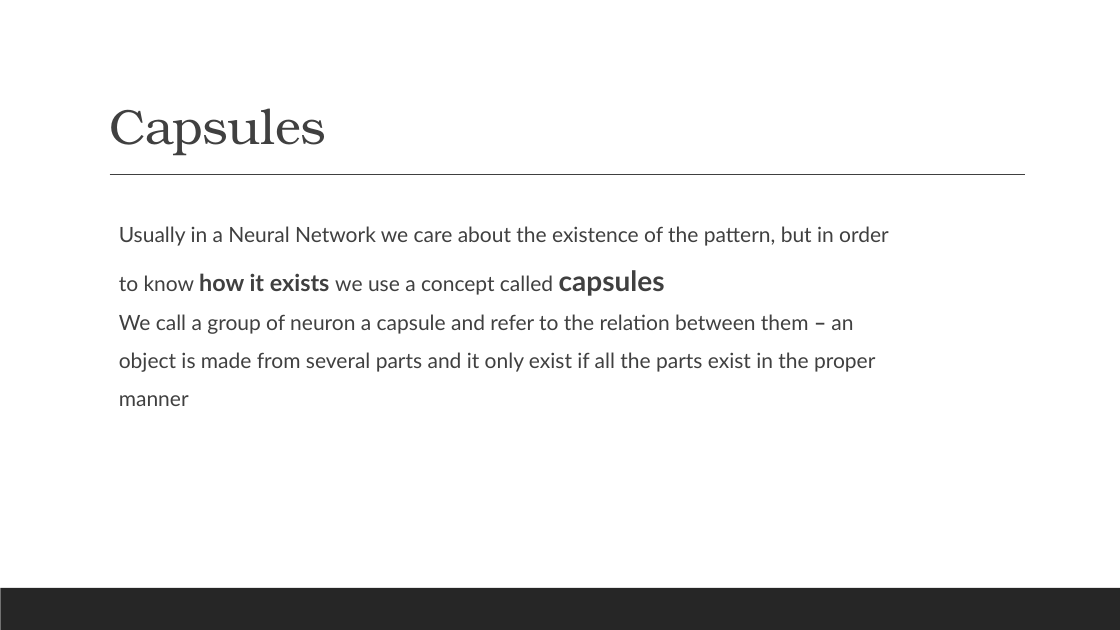
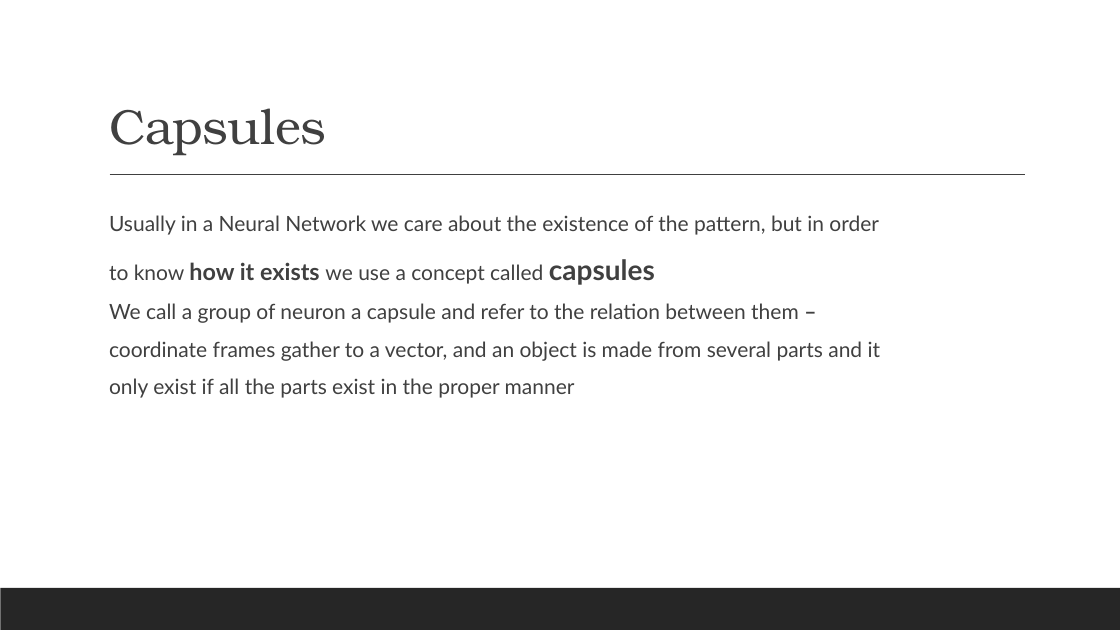
Before and after one commit to roniadmon/ML, a slide deck: slide 9 of Precipitation prediction.pptx (slide 8 before the commit). Drawn at 1120x630 pixels with LibreOffice and Linux fonts; fonts in the diff are those of the drawing. Boxes give left, top, right and bottom in pixels: in the first picture for what was removed or moved away, otherwise in the second. Text is boxed around its words. In the diff, an @@ line names an element or a change of style, - is before the commit and + after.

Commit message:
last version

```diff
--- a/Precipitation prediction.pptx
+++ b/Precipitation prediction.pptx
@@ text "Usually in a Neural Network ...": place and size @@
-text "Usually in a Neural Network ..." at <box>119,226,889,406</box>
+text "Usually in a Neural Network ..." at <box>109,215,881,398</box>
@@ text at <box>109,303,881,398</box>: text changed @@
-We call a group of neuron a capsule and refer to the relation between them – an object is made from several parts and it only exist if all the parts exist in the proper manner
+We call a group of neuron a capsule and refer to the relation between them – coordinate frames gather to a vector, and an object is made from several parts and it only exist if all the parts exist in the proper manner
```
Also in this commit, not shown: 2 other slides changed, 5 slides added, 1 slide removed.
